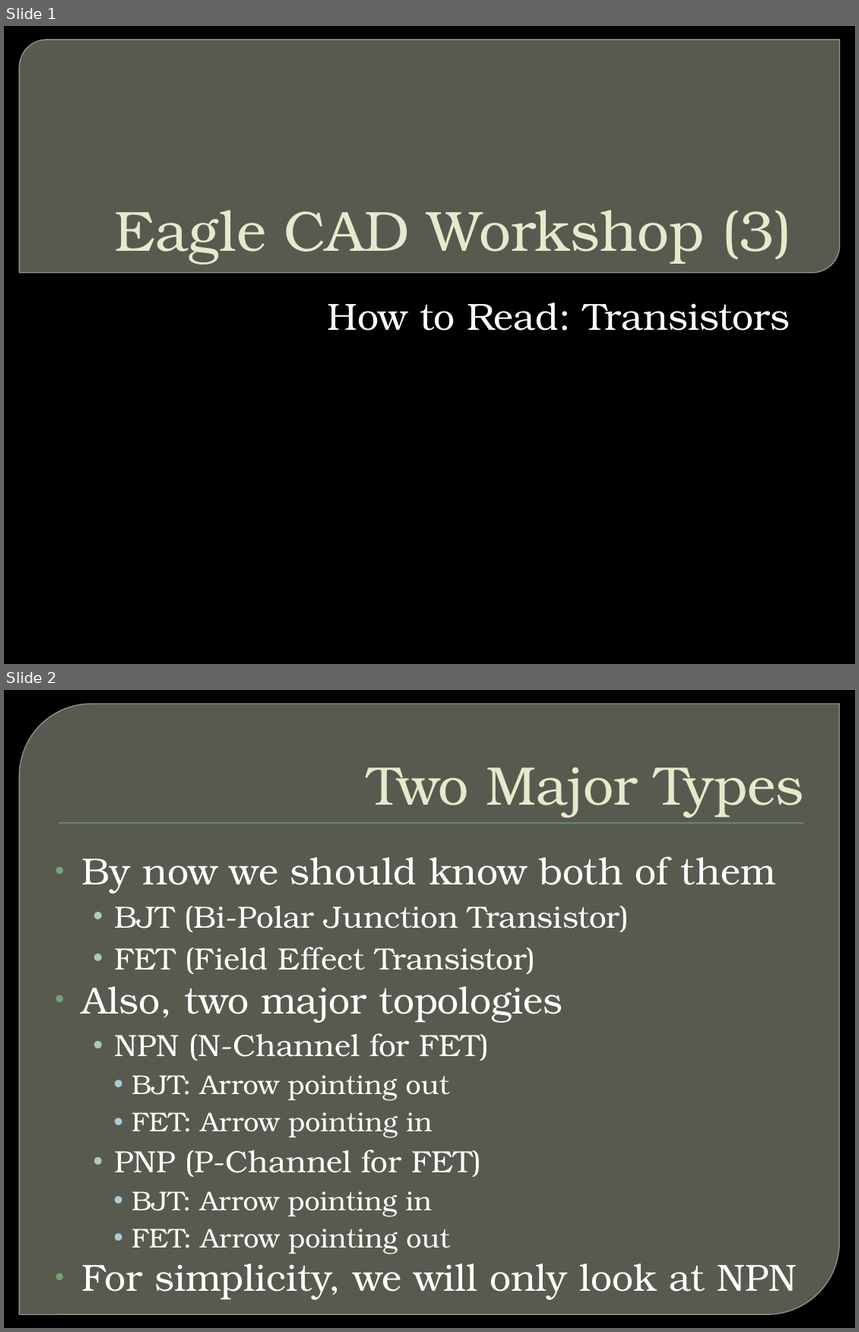
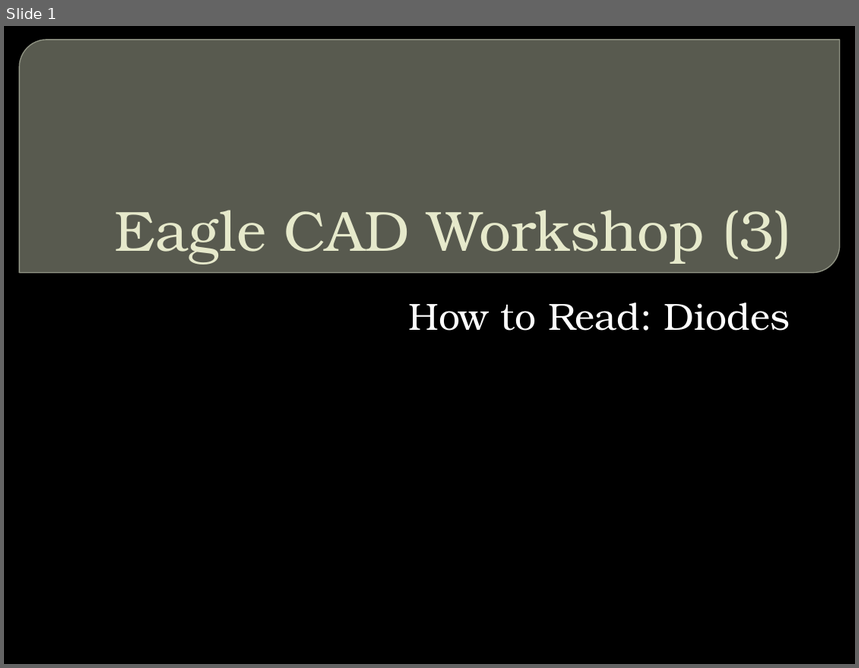
Before and after one commit to CSPon/Workshop_Materials, a slide deck: Workshop_Slides/Eagle CAD/Eagle CAD Workshop (3).pptx. Shown one above the other, each under a label of ours: slides 1 and 2 before the commit, slide 1 after it. The pictures are 859x1332 and 859x668 pixels, drawn with LibreOffice and Linux fonts; fonts in the diff are those of the drawing; background and template pictures are left out. Boxes give left, top, right and bottom in pixels: in the first picture for what was removed or moved away, otherwise in the second. Text is boxed around its words. In the diff, an @@ line names an element or a change of style, - is before the commit and + after.

```diff
--- a/Workshop_Slides/Eagle CAD/Eagle CAD Workshop (3).pptx
+++ b/Workshop_Slides/Eagle CAD/Eagle CAD Workshop (3).pptx
@@ slide 2 removed at (4, 690, 855, 1328), background picture (left out) @@
@@ round diag rect removed at (19, 704, 840, 1315) @@
@@ title removed at (368, 768, 804, 818) @@
-Two Major Types
@@ rectangle removed at (59, 823, 804, 824) @@
@@ text removed at (82, 856, 797, 1300) @@
-• By now we should know both of them
-  • BJT (Bi-Polar Junction Transistor)
-  • FET (Field Effect Transistor)
-• Also, two major topologies
-  • NPN (N-Channel for FET)
-    • BJT: Arrow pointing out
-    • FET: Arrow pointing in
-  • PNP (P-Channel for FET)
-    • BJT: Arrow pointing in
-    • FET: Arrow pointing out
-• For simplicity, we will only look at NPN
@@ slide 1 changed as well @@
@@ subtitle at (408, 303, 790, 331): text changed @@
-How to Read: Transistors
+How to Read: Diodes
```
Also in this commit, not shown: 5 slides added, 7 other slides removed, 4 other files.
